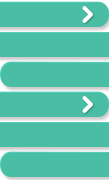
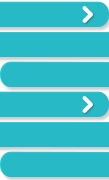
Layer changes from the first 109×180 image to the second:
painted on "Shape 2 copy copie 2" (1st of 2, in ":hover") over [0, 151, 109, 177]
painted on "Shape 2 copy copie" (1st of 2, in ":hover") over [0, 122, 109, 147]
painted on "Shape 2 copy" (1st of 2, in ":hover") over [0, 91, 109, 117]
painted on "Shape 2 copy copie 2" (2nd of 2, in "inactif") over [0, 61, 109, 87]
painted on "Shape 2 copy copie" (2nd of 2, in "inactif") over [0, 32, 109, 57]
painted on "Shape 2 copy" (2nd of 2, in "inactif") over [0, 1, 109, 27]
